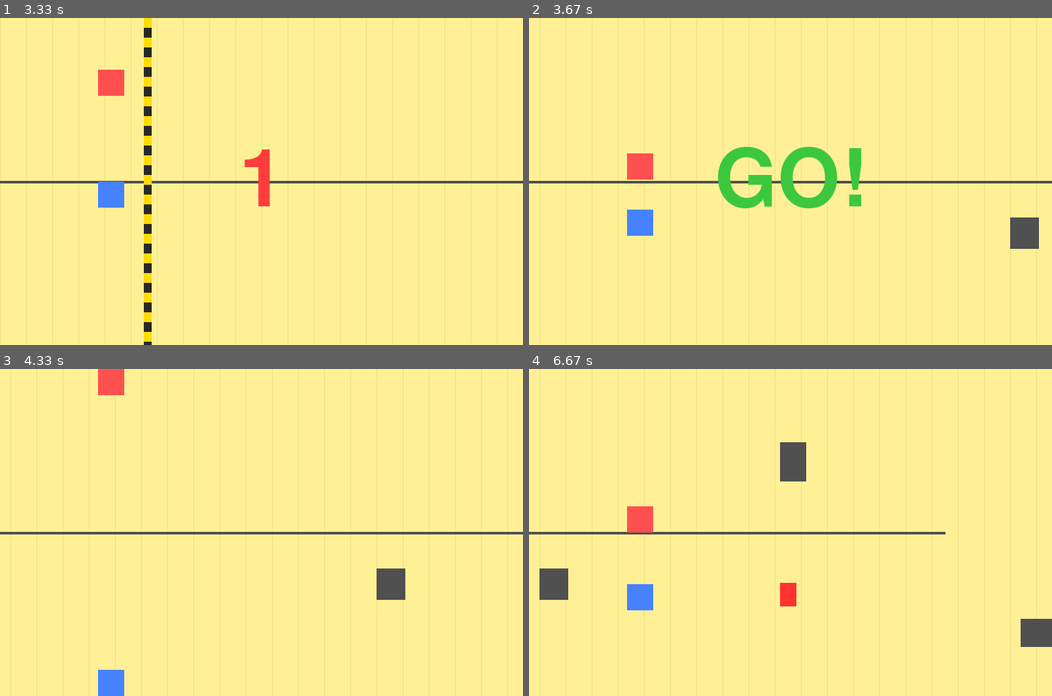
Above: before the commit, frames 1-4 (two rows, left to right).
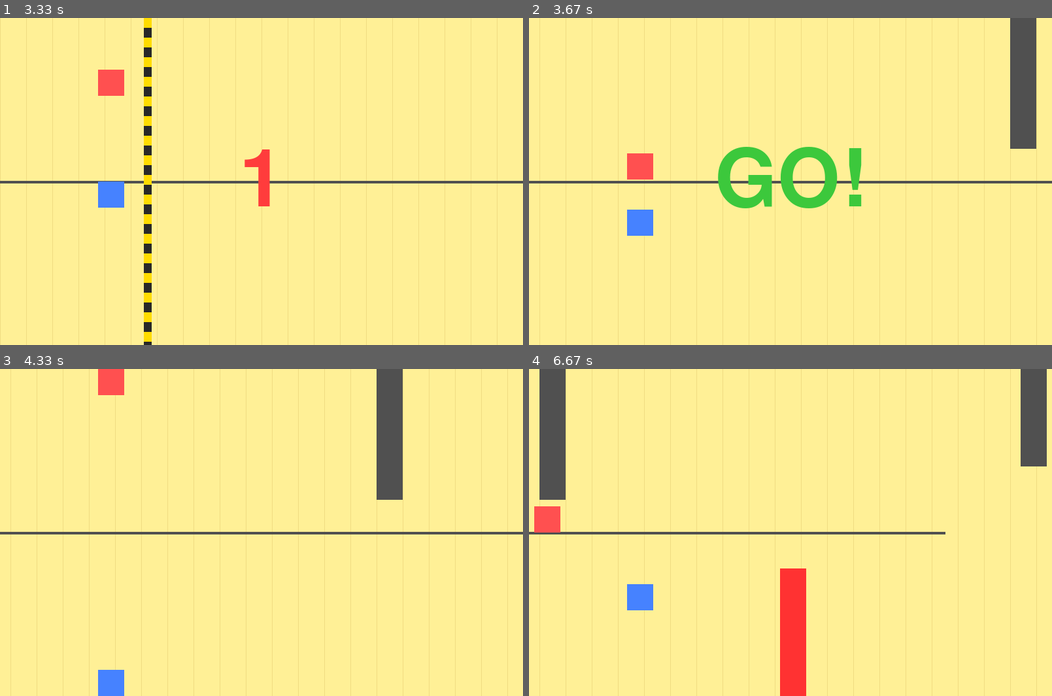
Above: after the commit, the same moments.

Repository: leomarsolla/pygameleomarcondes
Game: pygame game, started from jogo.py
Same seed, same stepped clock (60 frames per second), same inputs: the game is played once before the commit and once after it.
Inputs (mouse positions are in pixels of both pictures, inside the frame that each line leads up to):
- Up to frame 1 (3.33 s): click (261, 181) at 0.38 s; tap Space at 0.67, 1.07, 1.37, 1.9, 2.2, 2.97, 3.3 s; tap W at 1.98 s
- Up to frame 2 (3.67 s): tap W at 3.38 s; tap Space at 3.6 s
- Up to frame 3 (4.33 s): tap Space at 4.13 s
- Up to frame 4 (6.67 s): tap Space at 4.43, 4.8, 5.2, 5.5, 5.7, 6, 6.2, 6.53 s; tap W at 4.88, 6.28 s

Frame 1 is identical in both runs. In frame 2, 2.5% of the frame differs, in the area x 92-98%, y 0-71%; in frame 3, 2.5%; in frame 4, 7.7%, in the area x 1-100%, y 0-100%.

Commit message:
v15 - spawn certo das paredes e plataformas

Diff:
--- a/jogo.py
+++ b/jogo.py
@@ -247,19 +247,38 @@
         now = pygame.time.get_ticks()
         if now - last_block_time > BLOCK_INTERVAL:
             last_block_time = now
-            bw = random.randint(30, 80)
-            bh = random.randint(40, 120)
-            by = random.randint(0, HEIGHT - bh)
-            b = Block(WIDTH, by, bw, bh)
-            blocks.add(b)
-            all_sprites.add(b)
-            if random.randint(1, 3) == 1:
-                sw = random.randint(20, 50)
-                sh = random.randint(20, 50)
-                sy = random.randint(0, HEIGHT - sh)
-                s = Spike(WIDTH, sy, sw, sh)
-                spikes.add(s)
-                all_sprites.add(s)
+
+            tipo = random.randint(1, 4)
+            eh_spike = tipo != 4 and random.randint(1, 3) == 1
+
+            if tipo == 1:
+                largura = 40
+                altura = random.randint(80, HEIGHT // 2)
+                x = WIDTH
+                y = HEIGHT - altura
+            elif tipo == 2:
+                largura = 40
+                altura = random.randint(80, HEIGHT // 2)
+                x = WIDTH
+                y = 0
+            elif tipo == 3:
+                largura = 40
+                altura = random.randint(60, 120)
+                x = WIDTH
+                y = random.randint(HEIGHT // 4, HEIGHT // 2)
+            else:
+                largura = random.randint(80, 180)
+                altura = 20
+                x = WIDTH
+                y = random.randint(HEIGHT // 4, HEIGHT * 3 // 4)
+
+            if eh_spike:
+                obs = Spike(x, y, largura, altura)
+                spikes.add(obs)
+            else:
+                obs = Block(x, y, largura, altura)
+                blocks.add(obs)
+            all_sprites.add(obs)
 
     window.fill((255, 240, 150))
     for x in range(-40, WIDTH + 40, 40):
